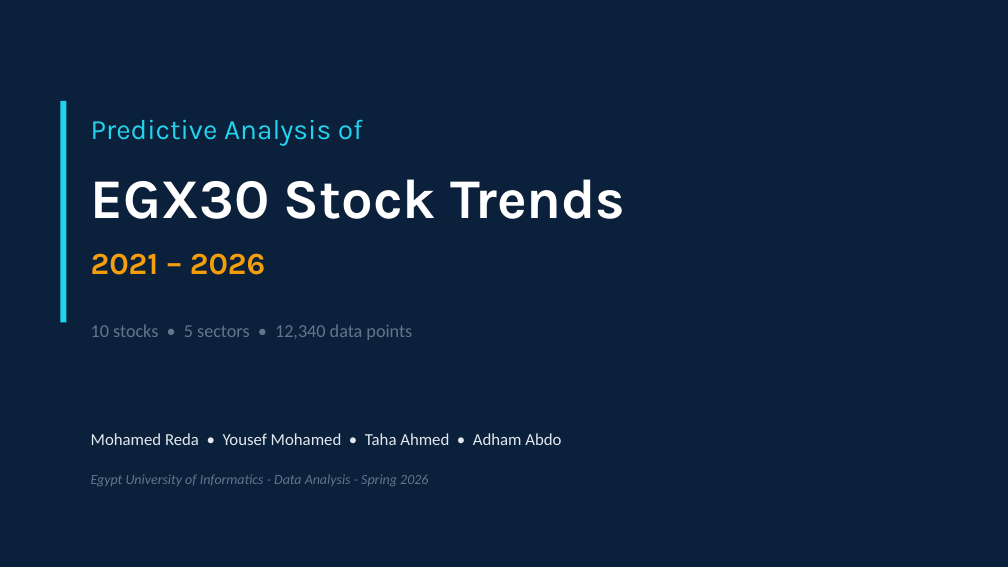
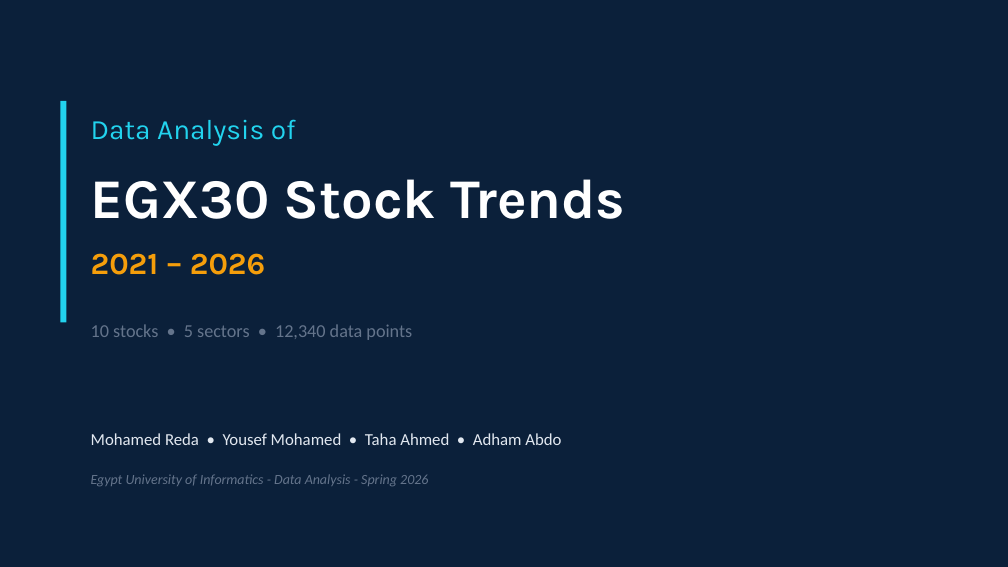
Before and after one commit to mohamedredasafan1/dataroom, a slide deck: slide 1 of EGX30_Presentation_Final.pptx. Drawn at 1008x567 pixels with LibreOffice and Linux fonts; fonts in the diff are those of the drawing. Boxes give left, top, right and bottom in pixels: in the first picture for what was removed or moved away, otherwise in the second. Text is boxed around its words. In the diff, an @@ line names an element or a change of style, - is before the commit and + after.

```diff
--- a/EGX30_Presentation_Final.pptx
+++ b/EGX30_Presentation_Final.pptx
@@ text at [91,119,296,146]: text changed @@
-Predictive Analysis of
+Data Analysis of
```
Also in this commit, not shown: 1 other slide changed, 1 slide removed, 5 other files.
